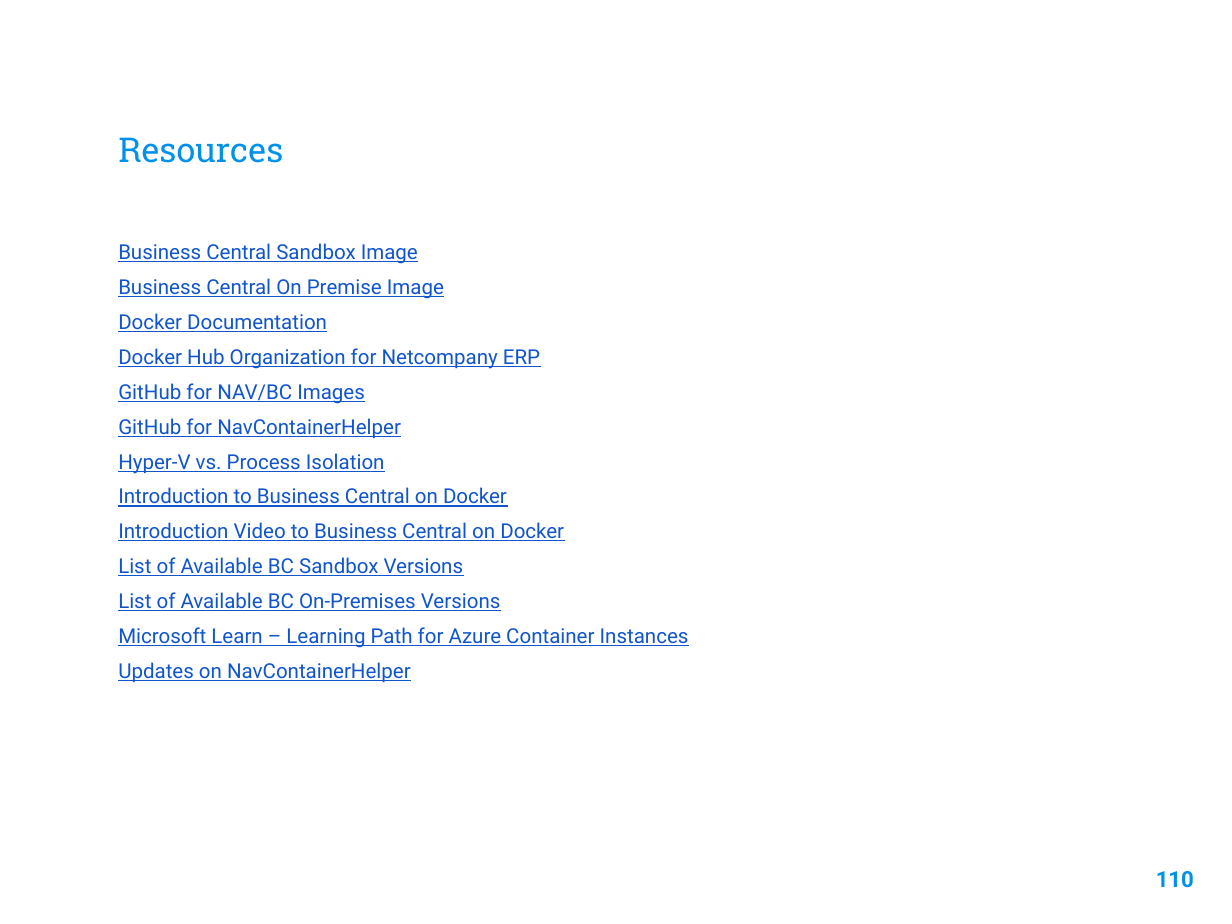
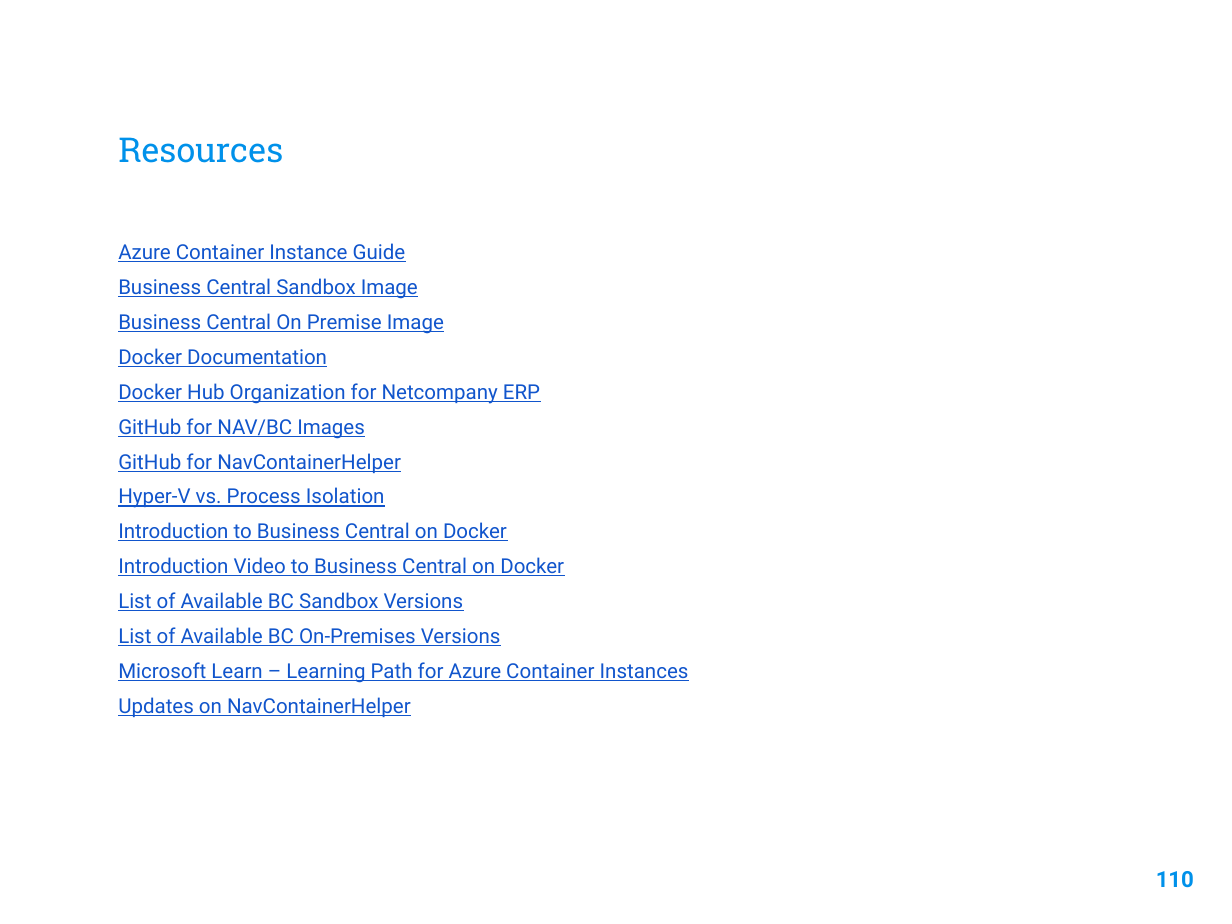
Before and after one commit to thomas-tarp/BConDockerMasterClass, a slide deck: slide 110 of Business Central on a Docker Image.pptx. Drawn at 1232x924 pixels with LibreOffice and Linux fonts; fonts in the diff are those of the drawing; background and template pictures are left out. Boxes give left, top, right and bottom in pixels: in the first picture for what was removed or moved away, otherwise in the second. Text is boxed around its words. In the diff, an @@ line names an element or a change of style, - is before the commit and + after.

Commit message:
Updates to presentation

```diff
--- a/Business Central on a Docker Image.pptx
+++ b/Business Central on a Docker Image.pptx
@@ text at box(118, 243, 406, 262): paragraph added @@
+Azure Container Instance Guide
```
Also in this commit, not shown: 1 other slide changed.
